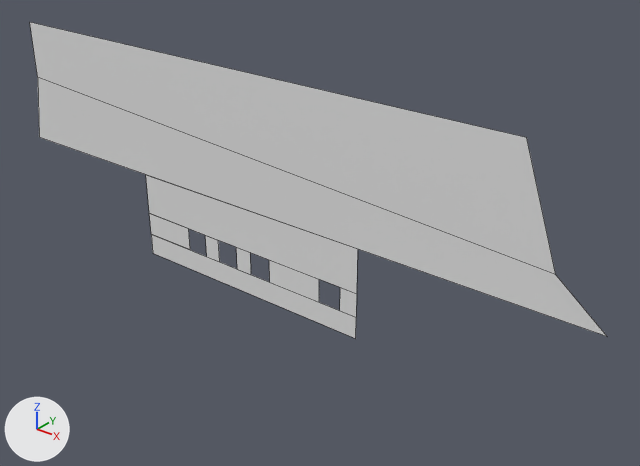
The OBJ model data/models/battleship.obj, before and after one commit.
Before and after are seen from a 50 mm lens placed at (8.5, -9.11, 4.33), pointed at (0.65, 0.7, -1.75). Lighting does not change. The marker at lower left points along +X, +Y and +Z. Mesh edges are drawn as thin lines. Where no turn or scale is listed for an object, it has been applied to the vertices.

In view in the first picture: 'battleship_m002.001'.
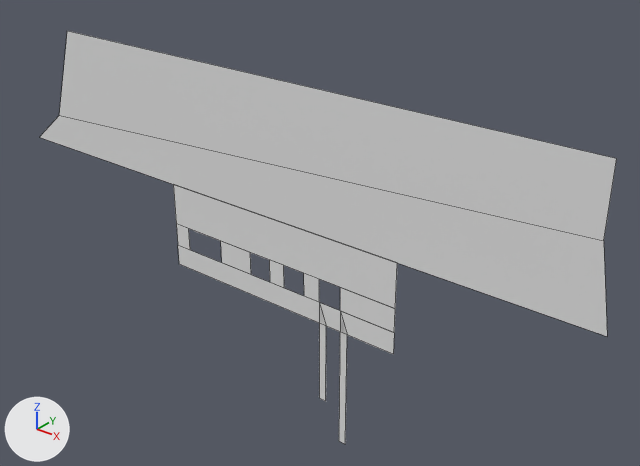
The edits, one by one:
me_battleship_m002_001 has 30 vertices, 9 faces and spans x -5.58..5.58, y 0.0, z -2.86..0.84.
me_battleship_m002_001 is used by ob_battleship_m002_001; location (0.0, 0.0, 0.0).
Verts and faces of me_battleship_m002_001; kept vertices keep their numbers, new ones are numbered from 30.
Before the commit, vertices of me_battleship_m002_001: 0 (4.84, 0.0, -0.77) at pixel (555, 274), 1 (5.58, 0.0, -1.36) at pixel (607, 336), 2 (-5.36, 0.0, -0.16) at pixel (37, 77), 3 (-5.58, 0.0, -1.36) at pixel (39, 137), 20 (4.28, 0.0, 0.84) at pixel (526, 137).
Before the commit, vertices of me_battleship_m002_001: 21 (-5.36, 0.0, 0.84) at pixel (29, 22).
Before the commit, vertices of me_battleship_m002_001: 4 (-1.6, 0.0, -2.48) at pixel (190, 249), 5 (-1.6, 0.0, -2.08) at pixel (188, 228), 8 (-0.5, 0.0, -2.48) at pixel (237, 269), 11 (-0.5, 0.0, -2.08) at pixel (236, 247), 12 (-0.2, 0.0, -2.08) at pixel (250, 252).
Before the commit, vertices of me_battleship_m002_001: 13 (-0.2, 0.0, -2.48) at pixel (250, 274), 14 (-2.58, 0.0, -2.48) at pixel (151, 234), 15 (-2.58, 0.0, -2.08) at pixel (149, 213), 16 (-2.58, 0.0, -2.86) at pixel (152, 253), 17 (-2.58, 0.0, -1.36) at pixel (145, 174).
Before the commit, vertices of me_battleship_m002_001: 18 (1.9, 0.0, -1.36) at pixel (357, 248), 19 (1.9, 0.0, -2.86) at pixel (355, 338), 22 (0.2, 0.0, -2.48) at pixel (269, 282), 23 (0.2, 0.0, -2.08) at pixel (269, 259), 24 (1.2, 0.0, -2.48) at pixel (319, 302).
Before the commit, vertices of me_battleship_m002_001: 25 (1.2, 0.0, -2.08) at pixel (319, 279), 26 (1.6, 0.0, -2.48) at pixel (339, 310), 27 (1.6, 0.0, -2.08) at pixel (340, 287), 28 (1.9, 0.0, -2.08) at pixel (356, 293), 29 (1.9, 0.0, -2.48) at pixel (356, 317).
me_battleship_m002_001 part 1: the loose piece of 4 vertices spanning x -1.2..-0.9, y 0.0, z -2.48..-2.08 is deleted.
Part 2, on me_battleship_m002_001:
Faces deleted: (0, 2, 3, 1), (0, 20, 21, 2).
Vertex 2 moves to (-4.84, 0.0, -0.77), pixel (59, 115).
Vertex 0 moves to (5.36, 0.0, -0.16), pixel (603, 240).
Vertex 21 moves to (-4.28, 0.0, 0.84), pixel (67, 30).
Vertex 20 moves to (5.36, 0.0, 0.84), pixel (616, 158).
New faces: (0, 1, 3, 2), (0, 2, 21, 20).
Part 3, on me_battleship_m002_001:
Faces deleted: (14, 16, 19, 29), (8, 11, 12, 13), (22, 23, 25, 24), (4, 14, 15, 5), (26, 27, 28, 29), (15, 17, 18, 28).
Vertices 14 to 19, 28, 29 move by (0.68, 0.0, 0.0).
Vertex 8 moves to (-0.85, 0.0, -2.48), pixel (221, 262).
Vertex 11 moves to (-0.85, 0.0, -2.08), pixel (220, 241).
New vertex 30 is at (0.5, 0.0, -2.48), pixel (284, 288).
New vertex 31 is at (0.9, 0.0, -2.48), pixel (304, 296).
New vertex 32 is at (0.9, 0.0, -2.08), pixel (303, 273).
New vertex 33 is at (0.5, 0.0, -2.08), pixel (283, 265).
New vertex 34 is at (1.6, 0.0, -4.92), pixel (338, 440).
New vertex 35 is at (1.74, 0.0, -4.92), pixel (345, 444).
New vertex 36 is at (1.74, 0.0, -2.86), pixel (347, 334).
New vertex 37 is at (1.34, 0.0, -4.26), pixel (325, 401).
New vertex 38 is at (1.2, 0.0, -4.26), pixel (319, 398).
New vertex 39 is at (1.34, 0.0, -2.86), pixel (326, 326).
New faces: (24, 25, 32, 31), (14, 29, 19, 16), (22, 30, 33, 23), (8, 13, 12, 11), (26, 29, 28, 27), (4, 5, 15, 14).
New faces: (15, 28, 18, 17), (26, 34, 35, 36), (24, 39, 37, 38).

Location of each change, [x1, y1, x2, y2] in pixels of the pictures (640 x 466 px; the box of a moved part takes in the faces that stretch with it):
'battleship_m002.001', reshaped (30% taller)
    before: [30, 22, 606, 339]
    after: [40, 31, 617, 444]
part 1 of me_battleship_m002_001, deleted
    before: [205, 235, 220, 262]
part 2 of me_battleship_m002_001, moved or reshaped
    before: [30, 22, 606, 336]
    after: [40, 31, 617, 336]
part 3 of me_battleship_m002_001, moved or reshaped
    before: [146, 175, 358, 339]
    after: [173, 184, 397, 444]
